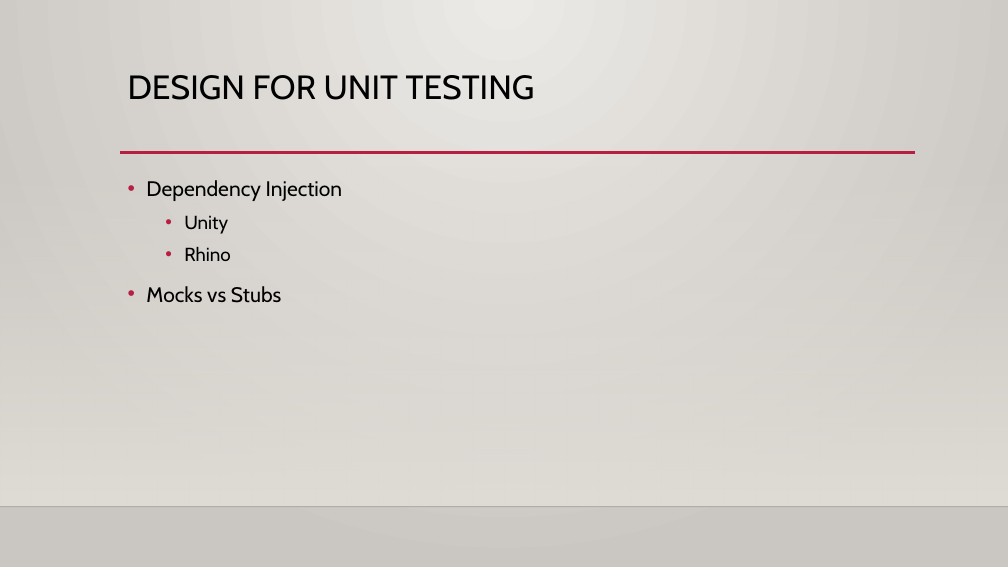
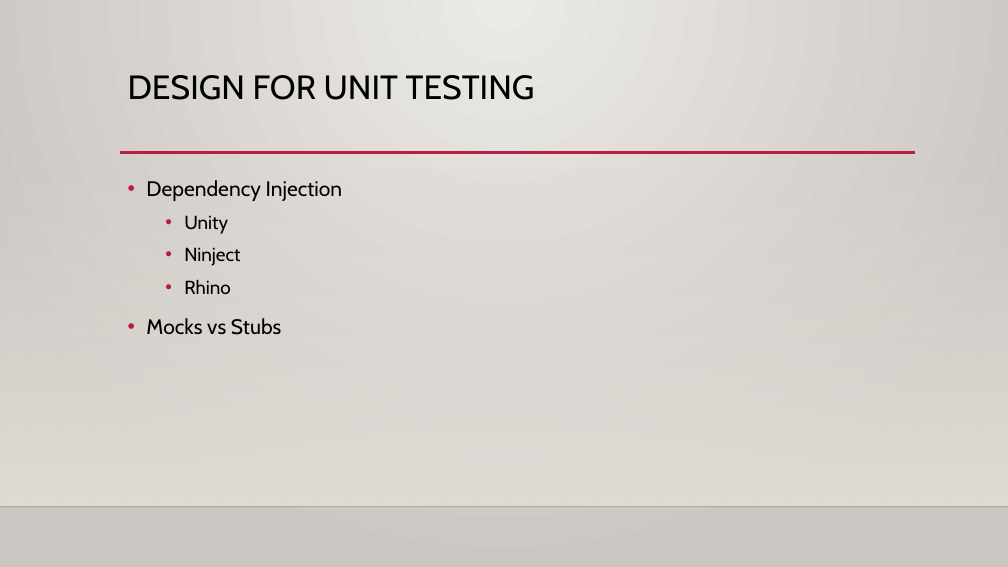
Before and after one commit to Wauna/UnitTestingPresentation, a slide deck: slide 14 of Presentation/UnitTesting.pptx. Drawn at 1008x567 pixels with LibreOffice and Linux fonts; fonts in the diff are those of the drawing; background and template pictures are left out. Boxes give left, top, right and bottom in pixels: in the first picture for what was removed or moved away, otherwise in the second. Text is boxed around its words. In the diff, an @@ line names an element or a change of style, - is before the commit and + after.

```diff
--- a/Presentation/UnitTesting.pptx
+++ b/Presentation/UnitTesting.pptx
@@ text at (184,247,240,266): paragraph added @@
+  • Ninject
```
Also in this commit, not shown: 3 other slides changed, 4 slides added, 1 slide removed, 11 other files.
